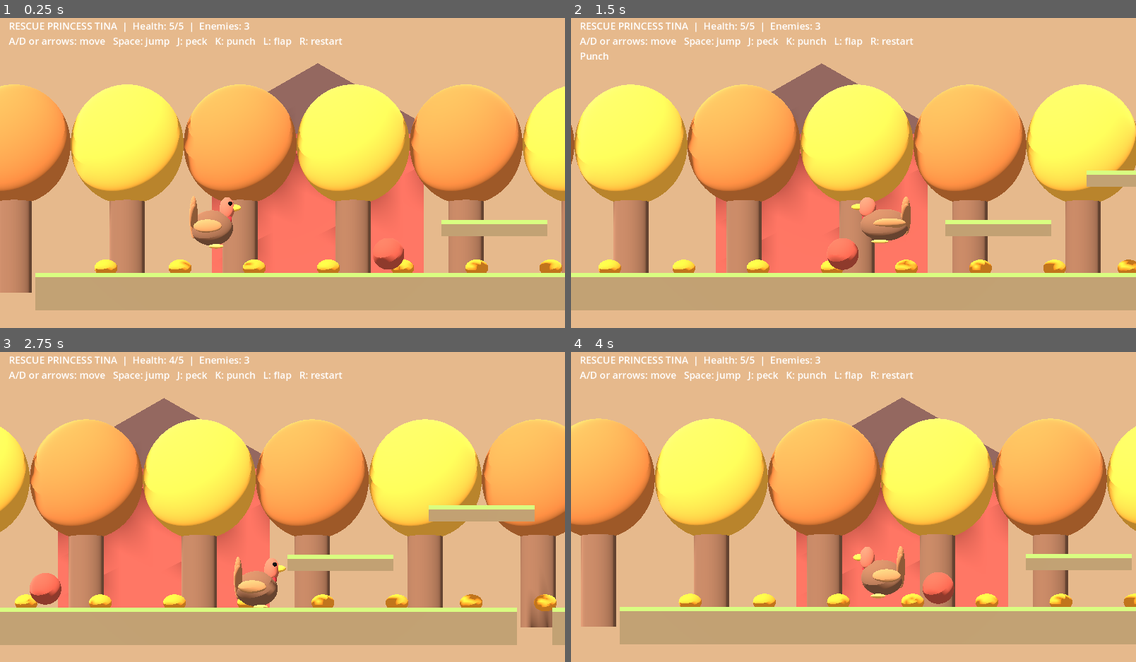
Above: before the commit, frames 1-4 (two rows, left to right).
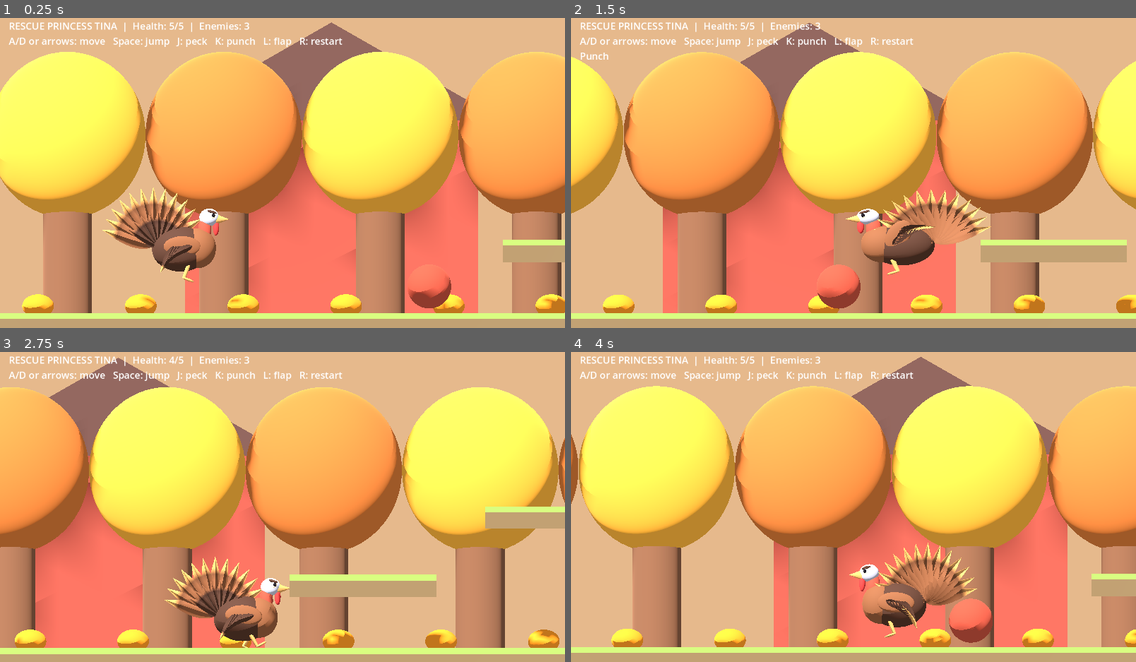
Above: after the commit, the same moments.

Repository: bowr39/TurkeyTime
Game: Godot game, scene res://main.tscn
Same seed, same stepped clock (60 frames per second), same inputs: the game is played once before the commit and once after it.
Inputs (mouse positions are in pixels of both pictures, inside the frame that each line leads up to):
- Up to frame 1 (0.25 s): no input
- Up to frame 2 (1.5 s): move the mouse to (977, 154) at 0.52 s; hold D 0.53-1.28 s; tap J at 0.6 s; click (977, 154) at 0.67 s; tap Space at 0.77, 1.07 s; move the mouse to (740, 185) at 1.27 s; hold A from 1.28 s (still down); tap K at 1.35 s
- Up to frame 3 (2.75 s): tap Space at 1.52, 1.82 s; move the mouse to (339, 432) at 2.02 s; release A at 2.03 s; hold D from 2.03 s (still down); tap L at 2.1 s
- Up to frame 4 (4 s): move the mouse to (825, 565) at 2.77 s; tap R at 2.85 s; click (825, 565) at 2.92 s; tap Space at 3.02, 3.32, 3.77 s; move the mouse to (1023, 550) at 3.52 s; release D at 3.53 s; hold A from 3.53 s (still down); tap J at 3.6 s

The runs differ from the first frame. In frame 1, 63% of the frame differs, in the area x 0-100%, y 1-100%; in frame 2, 64%; in frame 3, 64%; in frame 4, 63%.

Commit message:
Integrate articulated Timmy model into playable scene

Diff:
--- a/main.gd
+++ b/main.gd
@@ -97,19 +97,8 @@
 	mesh(self,roof,Vector3(3,5,-8),Color("#583d38"))
 	ball(self,Vector3(17,0.3,-0.8),Vector3(1.2,0.35,0.8),Color("#e8cb71"))
 	player = actor(spawn)
-	turkey = Node3D.new()
+	turkey = preload("res://timmy_model.gd").new()
 	player.add_child(turkey)
-	ball(turkey,Vector3.ZERO,Vector3(1.2,1,0.9),Color("#795039"))
-	ball(turkey,Vector3(0.43,0.55,0),Vector3(0.42,0.65,0.42),Color("#b95c46"))
-	ball(turkey,Vector3(0.63,0.57,0),Vector3(0.4,0.2,0.22),Color("#e8aa38"))
-	ball(turkey,Vector3(0.52,0.69,0.18),Vector3(0.12,0.12,0.12),Color.BLACK)
-	for side in [-1.0,1.0]:
-		wings.append(ball(turkey,Vector3(-0.12,0.05,side*0.4),Vector3(0.8,0.38,0.22),Color("#ad7547")))
-		ball(turkey,Vector3(0.12,-0.52,side*0.23),Vector3(0.42,0.13,0.18),Color("#e2a24b"))
-	ball(turkey,Vector3(0.48,0.26,0.05),Vector3(0.18,0.35,0.18),Color("#a82e31"))
-	for i in range(7):
-		var feather := ball(turkey,Vector3(-0.52,0.3,float(i-3)*0.16),Vector3(0.24,1.2,0.23),Color("#a66a42"))
-		feather.rotation_degrees.x = float(i-3)*18
 	for x in [5.0, 16.0, 25.0]:
 		var e := actor(Vector3(x,1,0))
 		ball(e,Vector3.ZERO,Vector3(0.9,0.9,0.9),Color("#a74636"))
@@ -119,7 +108,7 @@
 	camera = Camera3D.new()
 	add_child(camera)
 	camera.projection = Camera3D.PROJECTION_ORTHOGONAL
-	camera.size = 9
+	camera.size = 6.5
 	camera.position = Vector3(2,3,15)
 	camera.current = true
 	var layer := CanvasLayer.new()
@@ -189,8 +178,7 @@
 	if pressed(KEY_L) or Input.is_joy_button_pressed(0,JOY_BUTTON_B):
 		attack("Flap",3.5,0,12)
 	turkey.scale = Vector3(1.15,0.9,1) if attack_timer > 0 else Vector3.ONE
-	for wing in wings:
-		wing.rotation.x = sin(clock*24)*0.7 if attack_timer>0 else 0.1*sin(clock*3)
+	turkey.call("animate",dt,player.velocity.x,player.is_on_floor(),attack_name,attack_timer)
 	if not checkpoint and absf(player.position.x-17)<1.2 and player.position.y<2:
 		checkpoint = true
 		spawn = Vector3(17,2,0)
